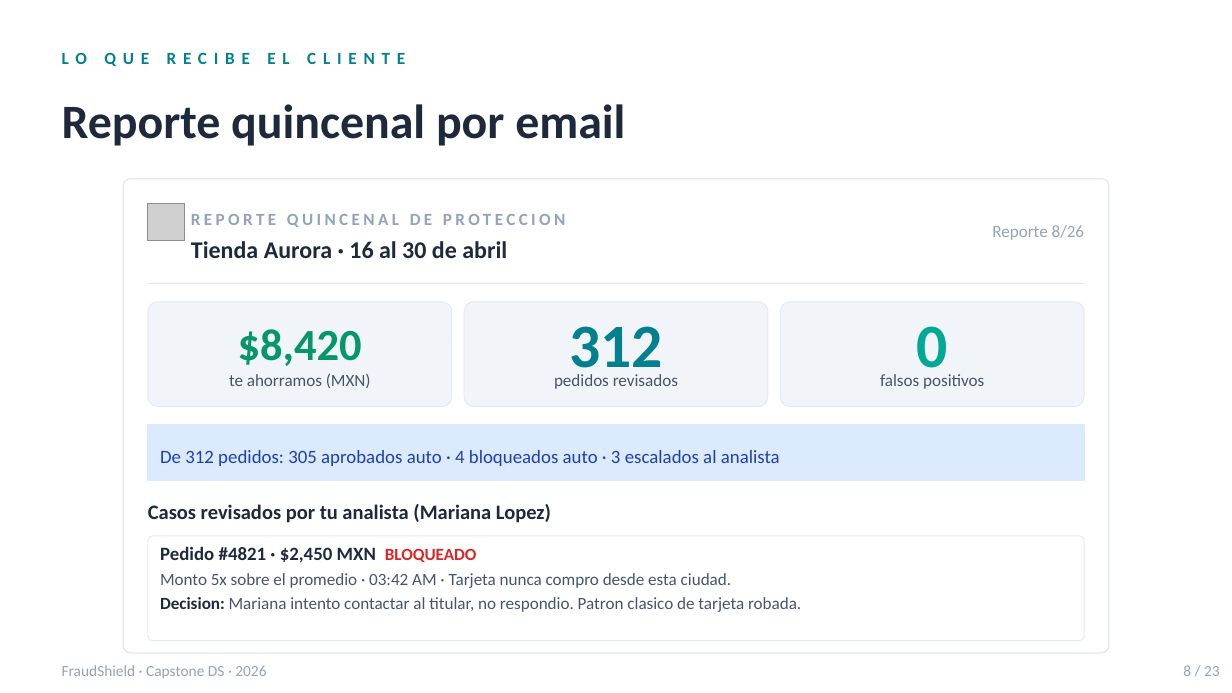
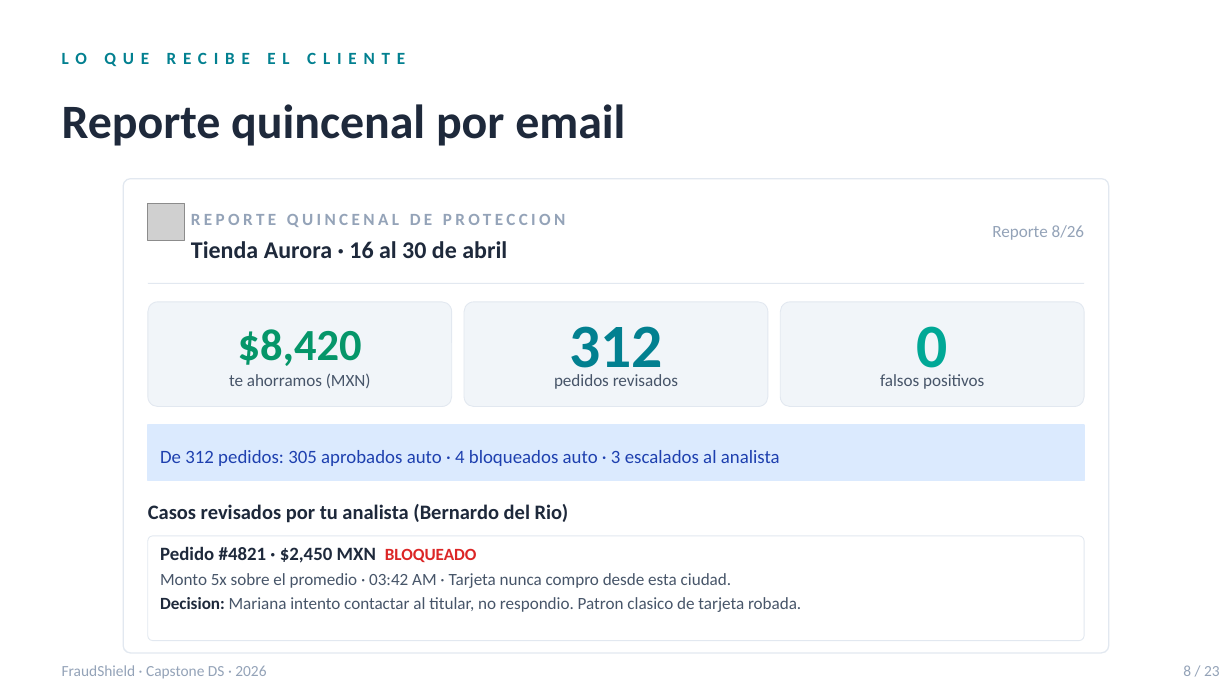
Before and after one commit to Nike2004A/fraud_transactions, a slide deck: slide 8 of docs/FraudShield_deck.pptx. Drawn at 1232x693 pixels with LibreOffice and Linux fonts; fonts in the diff are those of the drawing; grey boxes stand for pictures. Boxes give left, top, right and bottom in pixels: in the first picture for what was removed or moved away, otherwise in the second. Text is boxed around its words. In the diff, an @@ line names an element or a change of style, - is before the commit and + after.

```diff
--- a/docs/FraudShield_deck.pptx
+++ b/docs/FraudShield_deck.pptx
@@ text at <box>148,504,569,523</box>: text changed @@
-Casos revisados por tu analista (Mariana Lopez)
+Casos revisados por tu analista (Bernardo del Rio)
```
Also in this commit, not shown: 11 other slides changed, 2 slides added, 1 other file.
